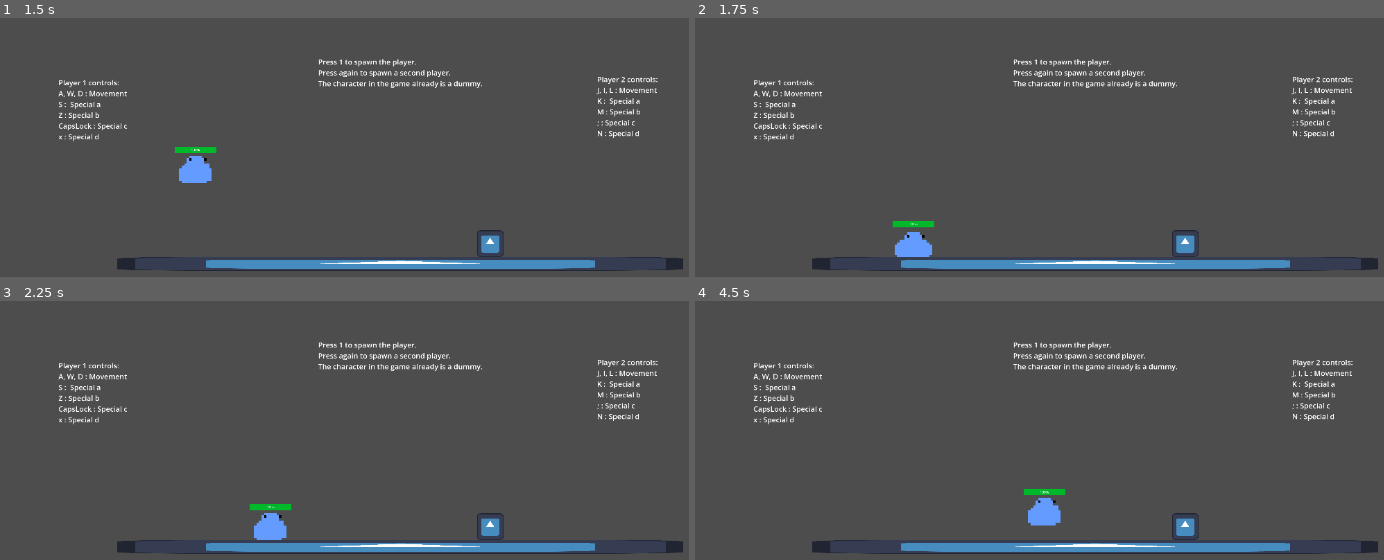
Above: before the commit, frames 1-4 (two rows, left to right).
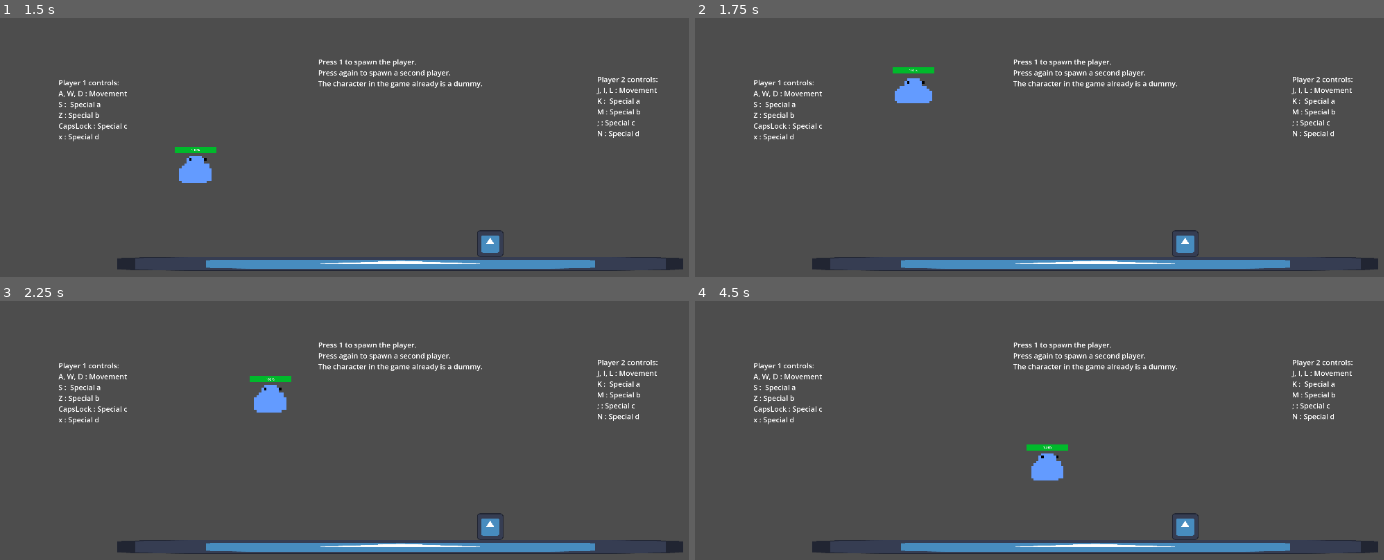
Above: after the commit, the same moments.

Repository: SnapTurtleTom/SMASH
Game: Godot game, scene res://menu.tscn
Two runs of this game, one before a commit and one after it. Both use one fixed random seed, a clock stepped at 60 frames per second and the inputs below. The engine's default icon, where the game draws it, is replaced by a stand-in: a white triangle on a blue panel in a dark square.
Inputs:
- Up to frame 1 (1.5 s): click "Play" at 0.5 s; tap Enter at 1.25 s; hold D (right1) from 1.28 s (still down); tap 1 (Spawn) at 1.35 s
- Up to frame 2 (1.75 s): keep holding D (right1); tap W (jump1) at 1.52 s
- Up to frame 3 (2.25 s): keep holding D (right1); tap J (left2) at 2.1 s
- Up to frame 4 (4.5 s): tap W (jump1) at 2.27, 3.77 s; release D (right1) at 2.78 s; hold A (left1) 2.78-3.53 s; tap L (right2) at 2.85 s; hold D (right1) from 3.53 s (still down); tap S (speciala1) at 3.6 s; tap K (speciala2) at 4.35 s

Frame 1 is identical in both runs. In frame 2, 1.1% of the frame differs, in the area x 28-35%, y 18-93%; in frame 3, 1.1%; in frame 4, 1.2%, in the area x 47-55%, y 55-87%.

Commit message:
dash added to sword, jump force increased and double jump added

Diff:
--- a/scripts/swordsman.gd
+++ b/scripts/swordsman.gd
@@ -4,12 +4,13 @@
 @export var gravity = 6000.0
 @export var speed = 500.0
 @export var acceleration = 2000.0
-@export var jump_force = -2200.0
+@export var jump_force = -2500.0
 @export var health = 100.0
 var facing_direction := Vector2.RIGHT
 var projectile_on = false
 var held_time : float
 var attack_cooldown_on = false
+var jump_amount = 1
 
 var player_type : int
 var jump : String
@@ -43,9 +44,14 @@
 func _physics_process(delta):
 	if !is_on_floor():
 		velocity.y += gravity * delta
+	else:
+		if jump_amount < 1:
+			jump_amount = 1
 
-	if is_on_floor() and Input.is_action_just_pressed(jump):
-		velocity.y += jump_force
+	if jump_amount > 0 and Input.is_action_just_pressed(jump):
+		if is_on_floor() == false:
+			jump_amount -= 1
+		velocity.y = jump_force
 
 	var input_dir = Input.get_axis(left, right)
 	if input_dir != 0:
--- a/scripts/swordsman_attackset.gd
+++ b/scripts/swordsman_attackset.gd
@@ -23,6 +23,7 @@
 func sword_attack():
 	current_damage = sword_damage
 	current_knockback = 12.5
+	owner_node.speed = 750.0
 	dir = owner_node.facing_direction
 	scale.x = owner_node.facing_direction.x
 	$sword.visible = true
@@ -32,6 +33,7 @@
 	sword_on = false
 	$sword.visible = false
 	$sword.disabled = true
+	owner_node.speed = 500.0
 
 func big_sword_attack():
 	current_damage = big_sword_damage
